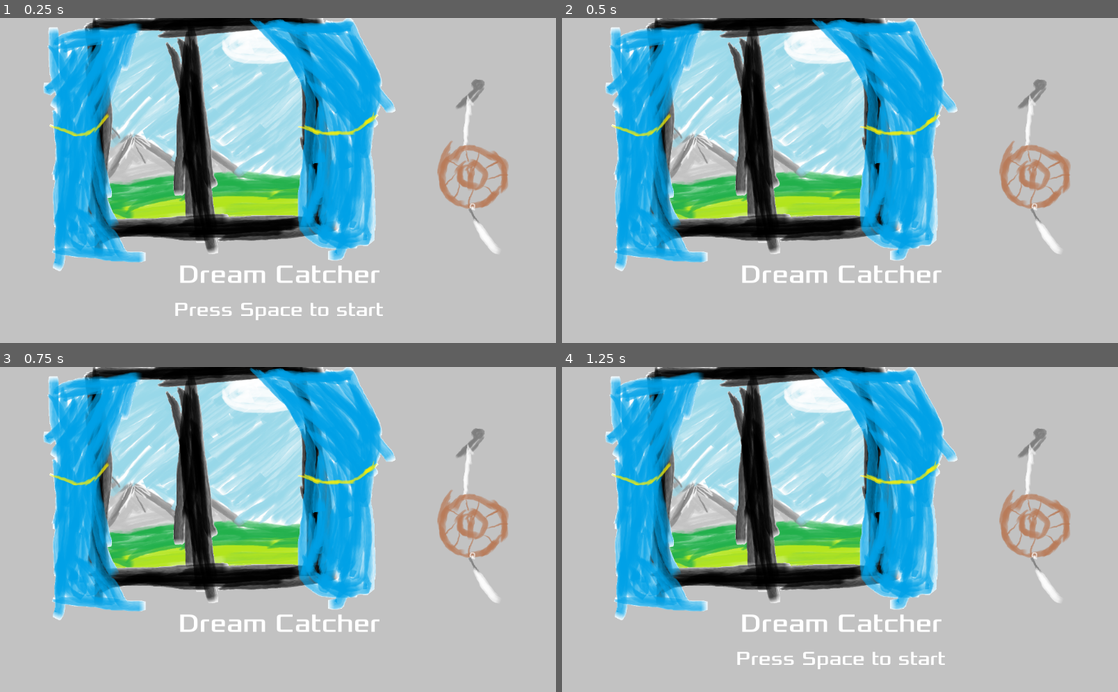
Above: before the commit, frames 1-4 (two rows, left to right).
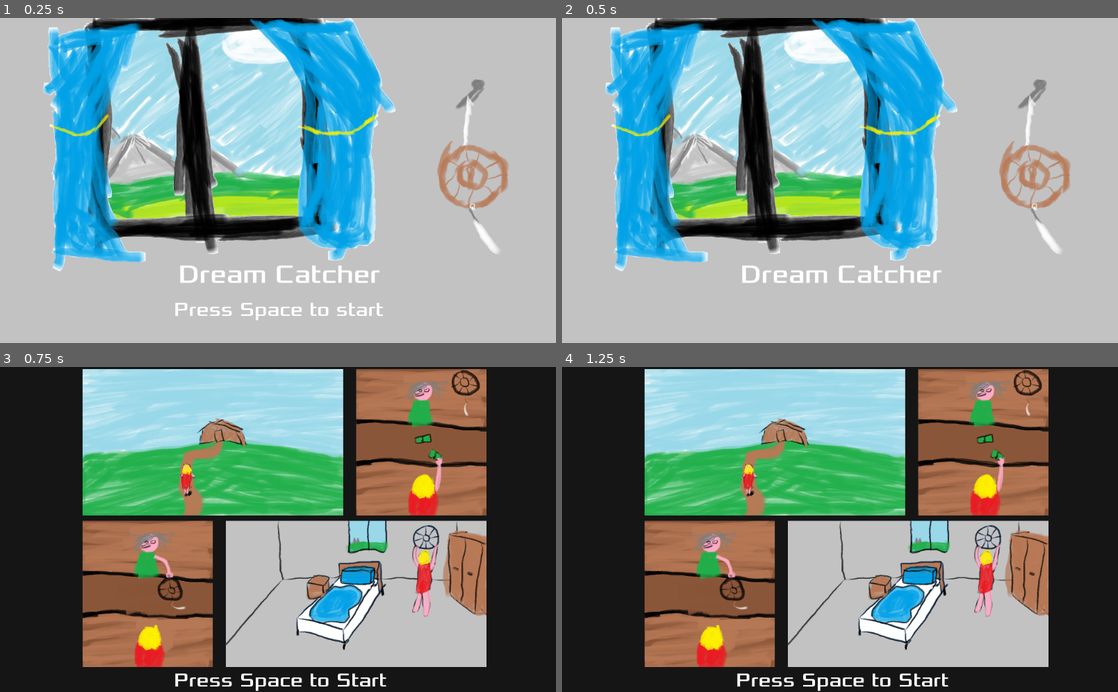
Above: after the commit, the same moments.

Repository: timmmmmb/GodotWildJam55
Game: Godot game, scene res://scenes/Menu.tscn
The game is run twice, just before and just after one commit, with the same random seed, the same clock (stepped at 60 frames per second) and the same inputs. Sound files missing from this copy of the repository are replaced by a short silence.
Inputs (mouse positions are in pixels of both pictures, inside the frame that each line leads up to):
- Up to frame 1 (0.25 s): no input
- Up to frame 2 (0.5 s): no input
- Up to frame 3 (0.75 s): tap Enter (ui_accept) at 0.5 s; move the mouse to (400, 513) at 0.52 s; hold Enter (ui_accept) from 0.53 s (still down)
- Up to frame 4 (1.25 s): keep holding Enter (ui_accept)

Frames 1-2 are identical in both runs. In frame 3, 86% of the frame differs, in the area x 0-100%, y 0-100%; in frame 4, 86%.

Commit message:
readded menu naviagtion

Diff:
--- a/scenes/Menu.tscn
+++ b/scenes/Menu.tscn
@@ -24,6 +24,9 @@
 # Called every frame. 'delta' is the elapsed time since the previous frame.
 #func _process(delta: float) -> void:
 #	pass
+func _input(event):
+	if event.is_action_pressed(\"ui_accept\"):
+		get_tree().change_scene(\"res://scenes/Intro.tscn\")
 "
 
 [sub_resource type="BitmapFont" id=3]
--- a/scenes/dreams/FastDream.tscn
+++ b/scenes/dreams/FastDream.tscn
@@ -8,6 +8,3 @@
 
 [node name="Sprite" parent="." index="0"]
 modulate = Color( 0.960784, 1, 0.67451, 1 )
-
-[node name="CanvasModulate" parent="." index="2"]
-color = Color( 0.960784, 1, 0.67451, 1 )
